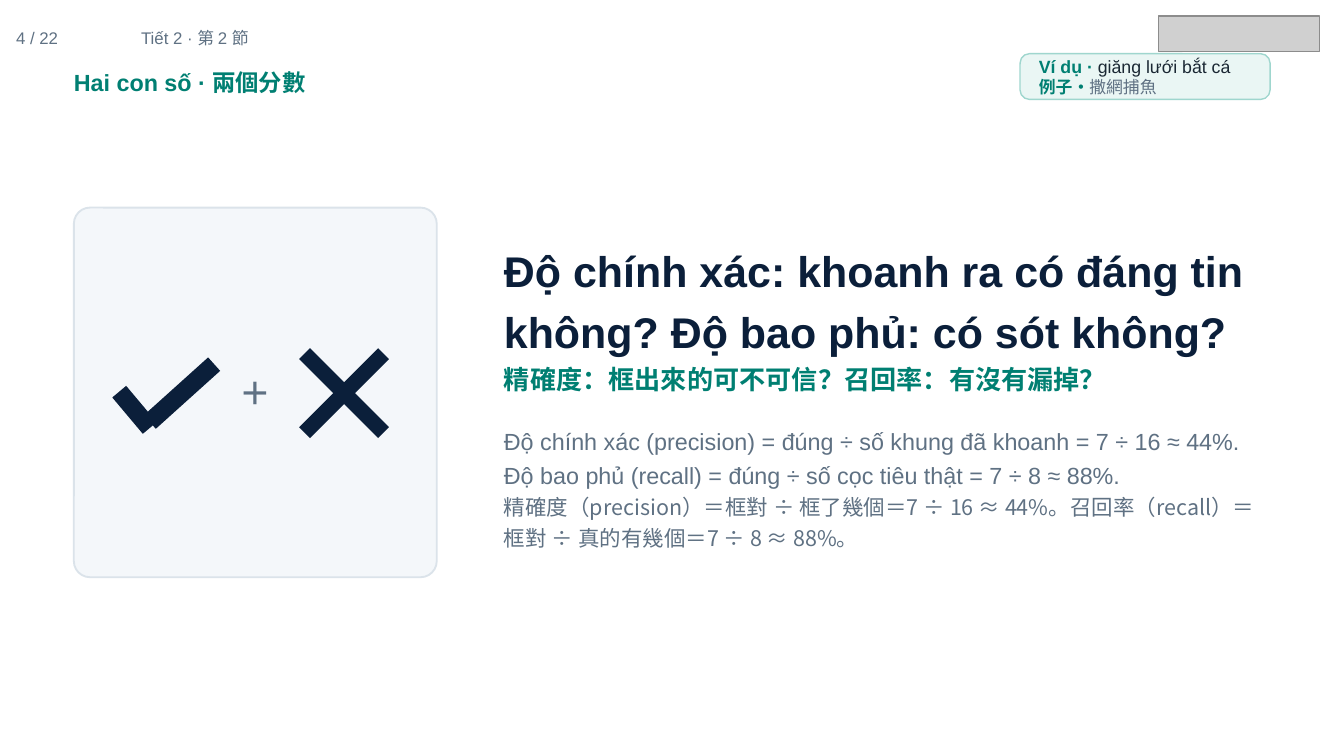
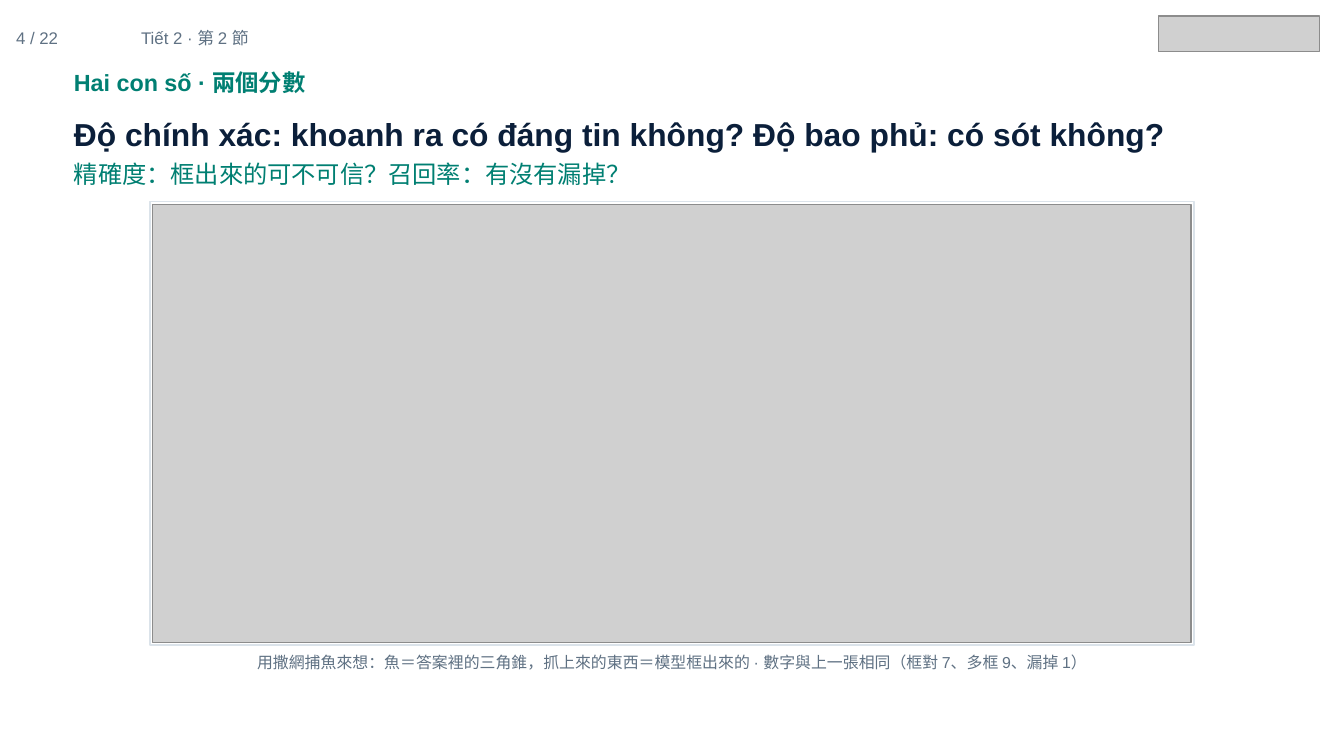
Before and after one commit to ch-neural/MITUST-Principles-of-Self-Driving-Cars, a slide deck: slide 4 of 第十週(11-12)/第十週_第2節_簡報.pptx. Drawn at 1344x756 pixels with LibreOffice and Linux fonts; fonts in the diff are those of the drawing; grey boxes stand for pictures. Boxes give left, top, right and bottom in pixels: in the first picture for what was removed or moved away, otherwise in the second. Text is boxed around its words. In the diff, an @@ line names an element or a change of style, - is before the commit and + after.

```diff
--- a/第十週(11-12)/第十週_第2節_簡報.pptx
+++ b/第十週(11-12)/第十週_第2節_簡報.pptx
@@ rounded rectangle removed at bbox=[1020, 54, 1270, 99] @@
@@ text removed at bbox=[1039, 60, 1231, 95] @@
-Ví dụ · giăng lưới bắt cá
-例子・撒網捕魚
@@ text "Độ chính xác: khoanh ra ...": place and size @@
-text "Độ chính xác: khoanh ra ..." at bbox=[504, 255, 1254, 548]
+text "Độ chính xác: khoanh ra ..." at bbox=[74, 122, 1165, 185]
@@ text "Độ chính xác: khoanh ra ..." at bbox=[74, 122, 1165, 185]: size 23 to 17 pt in "Độ chính xác: khoanh ra có đáng ..."; size 14 to 13 pt, bold off in "精確度：框出來的可不可信？召回率：有沒有漏掉？"; vertical alignment middle to top @@
@@ rounded rectangle removed at bbox=[74, 207, 437, 577] @@
@@ rectangle added at bbox=[151, 202, 1195, 645], fill #FFFFFF, outline #DBE3EA 1 pt @@
@@ picture added at bbox=[153, 204, 1192, 642] @@
@@ rectangle removed at bbox=[143, 358, 220, 430] @@
@@ rectangle removed at bbox=[299, 348, 388, 438] @@
@@ rectangle removed at bbox=[299, 348, 388, 438] @@
@@ rectangle removed at bbox=[111, 386, 156, 434] @@
@@ text removed at bbox=[237, 366, 274, 419] @@
-＋
@@ text at bbox=[504, 432, 1254, 548]: paragraphs removed @@
-Độ chính xác (precision) = đúng ÷ số khung đã khoanh = 7 ÷ 16 ≈ 44%. Độ bao phủ (recall) = đúng ÷ số cọc tiêu thật = 7 ÷ 8 ≈ 88%.
-精確度（precision）＝框對 ÷ 框了幾個＝7 ÷ 16 ≈ 44%。召回率（recall）＝框對 ÷ 真的有幾個＝7 ÷ 8 ≈ 88%。
@@ text added at bbox=[257, 654, 1087, 670], 8.5 pt, text #5F7183 @@
+用撒網捕魚來想：魚＝答案裡的三角錐，抓上來的東西＝模型框出來的 · 數字與上一張相同（框對 7、多框 9、漏掉 1）
```
